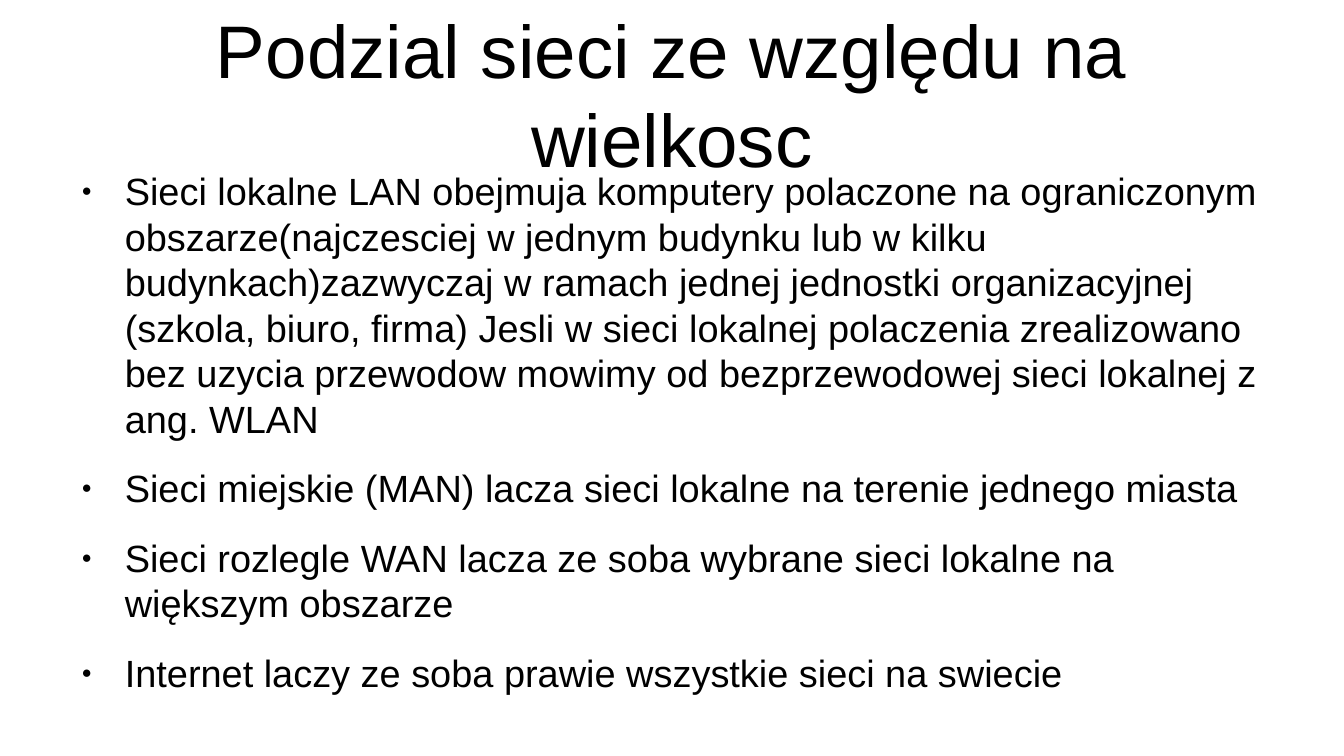
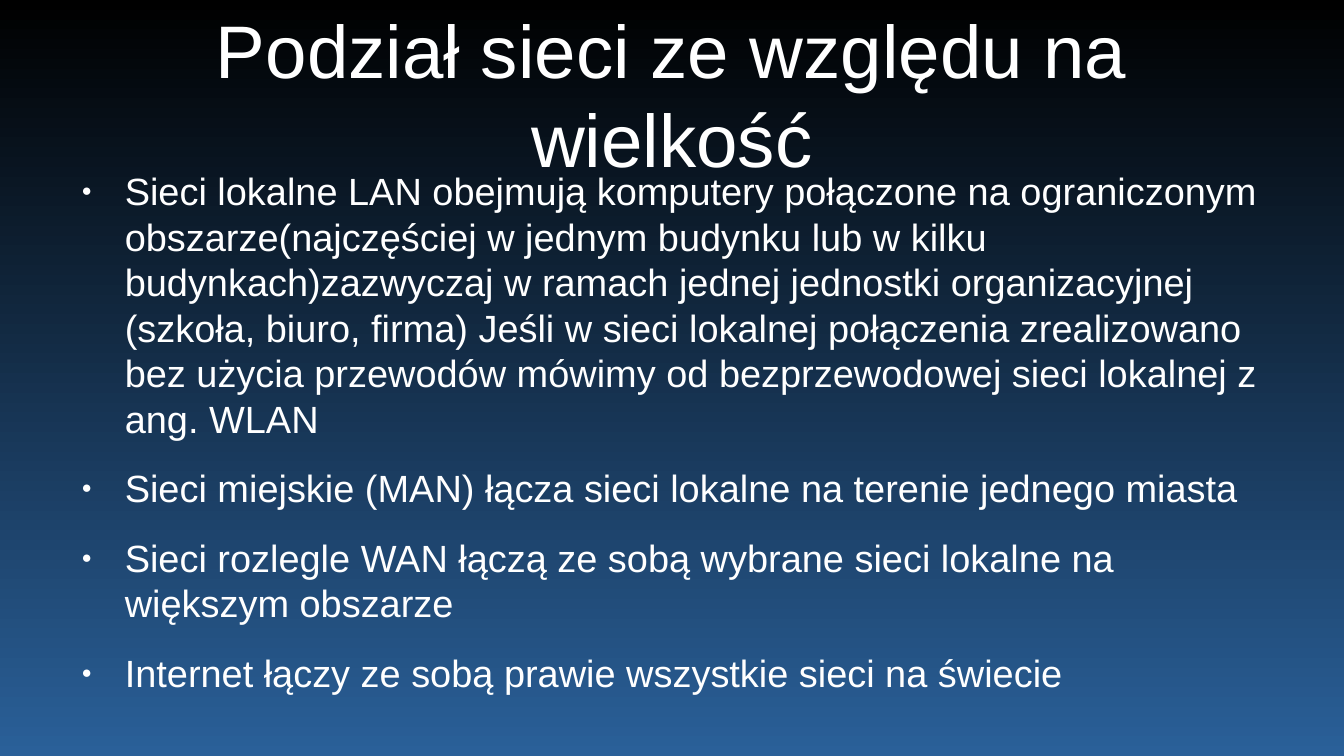
Before and after one commit to KAEcqR/School, a slide deck: slide 4 of 2023,2024/Informatyka/Prezentacja.odp. Drawn at 1344x756 pixels with LibreOffice and Linux fonts; fonts in the diff are those of the drawing. Boxes give left, top, right and bottom in pixels: in the first picture for what was removed or moved away, otherwise in the second. Text is boxed around its words. In the diff, an @@ line names an element or a change of style, - is before the commit and + after.

```diff
--- a/2023,2024/Informatyka/Prezentacja.odp
+++ b/2023,2024/Informatyka/Prezentacja.odp
@@ background #FFFFFF to gradient #000000 to #2A6099 @@
@@ title at box(216, 24, 1127, 181): text changed; text colour #000000 to #FFFFFF @@
-Podzial sieci ze względu na wielkosc
+Podział sieci ze względu na wielkość
@@ text at box(125, 177, 1256, 694): text changed; text colour #000000 to #FFFFFF @@
-● Sieci lokalne LAN obejmuja komputery polaczone na ograniczonym obszarze(najczesciej w jednym budynku lub w kilku budynkach)zazwyczaj w ramach jednej jednostki organizacyjnej (szkola, biuro, firma) Jesli w sieci lokalnej polaczenia zrealizowano bez uzycia przewodow mowimy od bezprzewodowej sieci lokalnej z ang. WLAN
-● Sieci miejskie (MAN) lacza sieci lokalne na terenie jednego miasta
-● Sieci rozlegle WAN lacza ze soba wybrane sieci lokalne na większym obszarze
-● Internet laczy ze soba prawie wszystkie sieci na swiecie
+● Sieci lokalne LAN obejmują komputery połączone na ograniczonym obszarze(najczęściej w jednym budynku lub w kilku budynkach)zazwyczaj w ramach jednej jednostki organizacyjnej (szkoła, biuro, firma) Jeśli w sieci lokalnej połączenia zrealizowano bez użycia przewodów mówimy od bezprzewodowej sieci lokalnej z ang. WLAN
+● Sieci miejskie (MAN) łącza sieci lokalne na terenie jednego miasta
+● Sieci rozlegle WAN łączą ze sobą wybrane sieci lokalne na większym obszarze
+● Internet łączy ze sobą prawie wszystkie sieci na świecie
```
Also in this commit, not shown: 5 other slides changed, 4 slides added, 22 other files.
